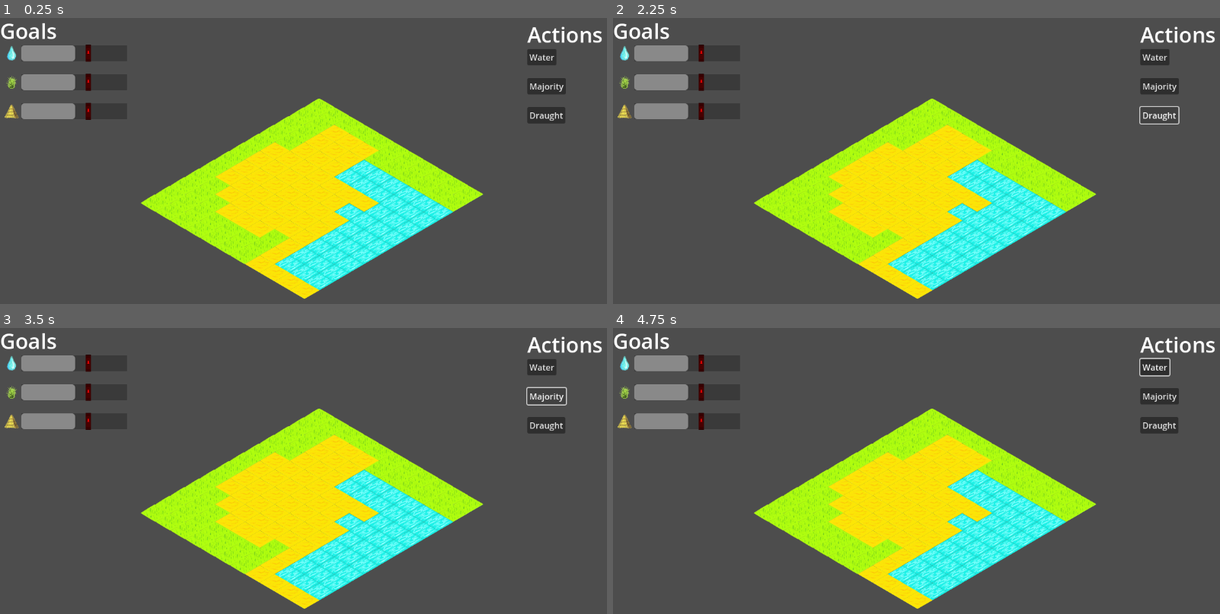
Above: before the commit, frames 1-4 (two rows, left to right).
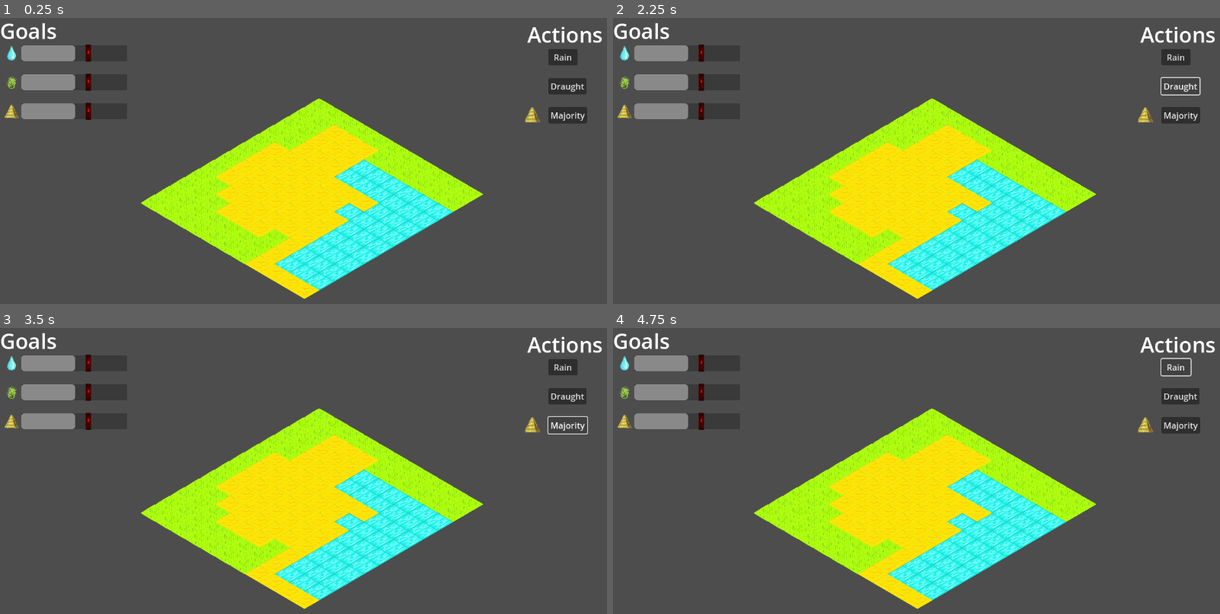
Above: after the commit, the same moments.

Repository: matouseek/game_jam_24
Game: Godot game, scene res://scenes/game.tscn
Same seed, same stepped clock (60 frames per second), same inputs: the game is played once before the commit and once after it. The engine's default icon, where the game draws it, is replaced by a stand-in: a white triangle on a blue panel in a dark square.
Inputs (mouse positions are in pixels of both pictures, inside the frame that each line leads up to):
- Up to frame 1 (0.25 s): no input
- Up to frame 2 (2.25 s): click (1153, 58) at 0.5 s, where only the run before the commit has a clickable "Water"; click (1177, 58) at 1.25 s, where only the run after the commit has a clickable "Rain"; click "Draught" at 2 s
- Up to frame 3 (3.5 s): click "Majority" at 2.75 s
- Up to frame 4 (4.75 s): click (1153, 368) at 3.5 s, where only the run before the commit has a clickable "Water"; click (1177, 368) at 4.25 s, where only the run after the commit has a clickable "Rain"

The runs differ from the first frame. In frame 1, 1.2% of the frame differs, in the area x 37-97%, y 10-95%; in frame 2, 1.1%; in frame 3, 1.0%; in frame 4, 1.1%.
Error after the commit: Compile Error: (res://scripts/hud.gd:-1)

Commit message:
Add PlayerEffect selection

Diff:
--- a/project.godot
+++ b/project.godot
@@ -15,6 +15,11 @@
 config/features=PackedStringArray("4.3", "GL Compatibility")
 config/icon="res://assets/icon.svg"
 
+[autoload]
+
+PS="*res://scripts/player_state.gd"
+HUD="*res://scenes/hud.tscn"
+
 [display]
 
 window/size/mode=2
--- a/scenes/environment.tscn
+++ b/scenes/environment.tscn
@@ -7,5 +7,6 @@
 script = ExtResource("1_1iak0")
 
 [node name="TileMapLayer" type="TileMapLayer" parent="."]
+texture_filter = 1
 tile_map_data = PackedByteArray("AAD8//v/BAAAAAAAAAD8//z/BAAAAAAAAAD8//3/BAAAAAAAAAD8//7/BAAAAAAAAAD8////AwAAAAAAAAD8/w …(2032 unchanged characters)…
 tile_set = ExtResource("1_7n8vy")
--- a/scenes/game.tscn
+++ b/scenes/game.tscn
@@ -1,12 +1,9 @@
-[gd_scene load_steps=3 format=3 uid="uid://bdpxo72buidr2"]
+[gd_scene load_steps=2 format=3 uid="uid://bdpxo72buidr2"]
 
-[ext_resource type="PackedScene" path="res://scenes/hud.tscn" id="1_kwcfv"]
 [ext_resource type="PackedScene" uid="uid://dud4pgwi261oh" path="res://scenes/environment.tscn" id="2_p43xb"]
 
 [node name="Game" type="Node2D"]
 
-[node name="HUD" parent="." instance=ExtResource("1_kwcfv")]
-
 [node name="Environment" parent="." instance=ExtResource("2_p43xb")]
 position = Vector2(576, 322)
 scale = Vector2(0.22, 0.22)
--- a/scenes/hud.tscn
+++ b/scenes/hud.tscn
@@ -1,7 +1,9 @@
-[gd_scene load_steps=7 format=3 uid="uid://dkjsnl86vvjy6"]
+[gd_scene load_steps=9 format=3 uid="uid://2bcciget8brv"]
 
 [ext_resource type="Script" path="res://scripts/hud.gd" id="1_n2wg5"]
+[ext_resource type="Texture2D" uid="uid://b6us8wnskq8ce" path="res://assets/placeholders/action_rain_placeholder.png" id="2_dhwe4"]
 [ext_resource type="Texture2D" uid="uid://cy750ojup4k4t" path="res://assets/icon.svg" id="2_mag1m"]
+[ext_resource type="Texture2D" uid="uid://dmpw2ic2w4ual" path="res://assets/placeholders/action_fire_placeholder.png" id="3_hnhey"]
 [ext_resource type="Texture2D" uid="uid://jbidh6p24g5a" path="res://assets/placeholders/goal_water_placeholder.png" id="3_k47o0"]
 [ext_resource type="Texture2D" uid="uid://brbln01sk5lc4" path="res://assets/placeholders/meadow_desert_placeholder.png" id="4_posue"]
 [ext_resource type="Texture2D" uid="uid://tah1o0oxqomc" path="res://assets/placeholders/goal_desert_placeholder.png" id="5_0yjri"]
@@ -22,37 +24,56 @@
 text = "Actions"
 metadata/_edit_use_anchors_ = true
 
-[node name="ItemList" type="ItemList" parent="Actions"]
-visible = false
-offset_left = 832.0
-offset_top = 112.0
-offset_right = 872.0
-offset_bottom = 184.0
-item_count = 3
+[node name="Rain" type="Node2D" parent="Actions"]
+position = Vector2(40, 55)
 
-[node name="Water" type="Button" parent="Actions"]
-offset_top = 55.0
+[node name="Rain" type="Button" parent="Actions/Rain"]
 offset_right = 55.0
-offset_bottom = 86.0
-text = "Water
+offset_bottom = 31.0
+text = "Rain
 "
 metadata/_edit_use_anchors_ = true
 
-[node name="Draught" type="Button" parent="Actions"]
-offset_top = 165.0
+[node name="Sprite2D" type="Sprite2D" parent="Actions/Rain"]
+position = Vector2(-30, 15)
+scale = Vector2(0.15, 0.15)
+texture = ExtResource("2_dhwe4")
+region_enabled = true
+region_rect = Rect2(37.5, 32.25, 187, 205.5)
+
+[node name="Draught" type="Node2D" parent="Actions"]
+position = Vector2(40, 110)
+
+[node name="Draught" type="Button" parent="Actions/Draught"]
 offset_right = 72.0
-offset_bottom = 196.0
+offset_bottom = 31.0
 text = "Draught
 "
 metadata/_edit_use_anchors_ = true
 
-[node name="Majority" type="Button" parent="Actions"]
-offset_top = 110.0
+[node name="Sprite2D" type="Sprite2D" parent="Actions/Draught"]
+position = Vector2(-30, 15)
+scale = Vector2(0.15, 0.15)
+texture = ExtResource("3_hnhey")
+region_enabled = true
+region_rect = Rect2(37.5, 32.25, 187, 205.5)
+
+[node name="Majority" type="Node2D" parent="Actions"]
+position = Vector2(40, 165)
+
+[node name="Majority" type="Button" parent="Actions/Majority"]
 offset_right = 73.0
-offset_bottom = 141.0
+offset_bottom = 31.0
 text = "Majority
 "
 metadata/_edit_use_anchors_ = true
+
+[node name="Sprite2D" type="Sprite2D" parent="Actions/Majority"]
+position = Vector2(-30, 15)
+scale = Vector2(0.15, 0.15)
+texture = ExtResource("5_0yjri")
+region_enabled = true
+region_rect = Rect2(37.5, 32.25, 187, 205.5)
 
 [node name="Goals" type="Node2D" parent="."]
 position = Vector2(0, 1)
@@ -139,6 +160,6 @@
 region_enabled = true
 region_rect = Rect2(23.9042, 26.6709, 209.595, 208.901)
 
-[connection signal="pressed" from="Actions/Water" to="." method="_on_water_pressed"]
-[connection signal="pressed" from="Actions/Draught" to="." method="_on_draught_pressed"]
-[connection signal="pressed" from="Actions/Majority" to="." method="_on_majority_pressed"]
+[connection signal="pressed" from="Actions/Rain/Rain" to="." method="_on_rain_pressed"]
+[connection signal="pressed" from="Actions/Draught/Draught" to="." method="_on_draught_pressed"]
+[connection signal="pressed" from="Actions/Majority/Majority" to="." method="_on_majority_pressed"]
--- a/scripts/environment.gd
+++ b/scripts/environment.gd
@@ -16,5 +16,3 @@
 		for j in range(ENV_SIZE):
 			row.append(TileTypes.MEADOW)
 		terrain.append(row)
-
-	print(terrain)
--- a/scripts/hud.gd
+++ b/scripts/hud.gd
@@ -1,12 +1,33 @@
 extends CanvasLayer
 
-func _on_water_pressed() -> void:
-	print("water")
+@onready var action_nodes = {
+	PS.PlayerEffects.RAIN : $Actions/Rain/Sprite2D,
+	PS.PlayerEffects.DRAUGHT : $Actions/Draught/Sprite2D,
+	PS.PlayerEffects.MAJORITY : $Actions/Majority/Sprite2D
+}
 
+func _ready() -> void:
+	update_hud()
+
+func _on_rain_pressed() -> void:
+	reset_hud()
+	PS.update_state(PS.PlayerEffects.RAIN)
+	update_hud()
 
 func _on_draught_pressed() -> void:
-	print("draught")
+	reset_hud()
+	PS.update_state(PS.PlayerEffects.DRAUGHT)
+	update_hud()
 
 
 func _on_majority_pressed() -> void:
-	print("majority")
+	reset_hud()
+	PS.update_state(PS.PlayerEffects.MAJORITY)
+	update_hud()
+
+
+func update_hud():
+	action_nodes[PS.selected_effect].modulate = Color(1, 0, 0)
+
+func reset_hud():
+	action_nodes[PS.selected_effect].modulate = Color(1, 1, 1)
